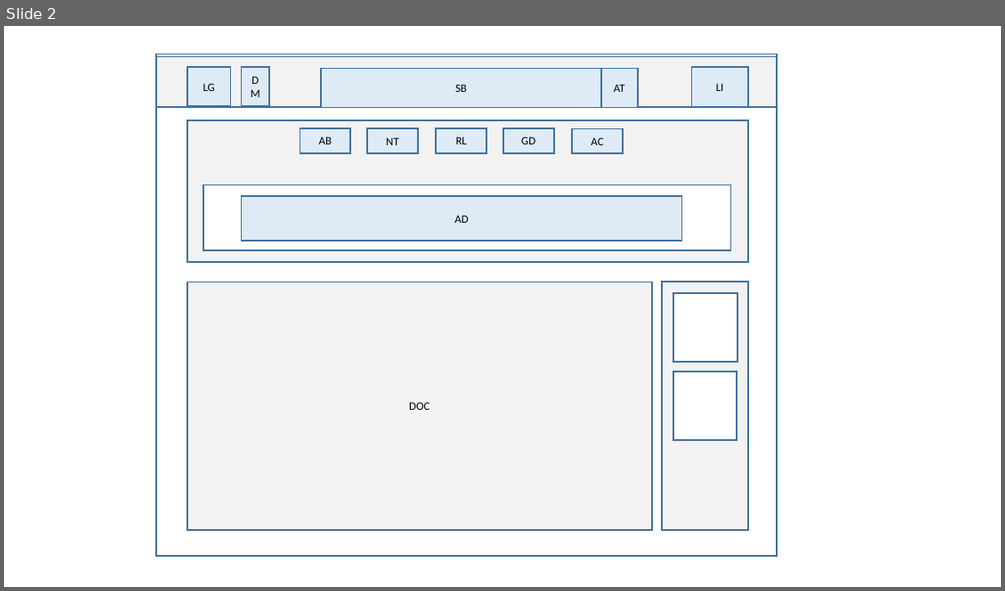
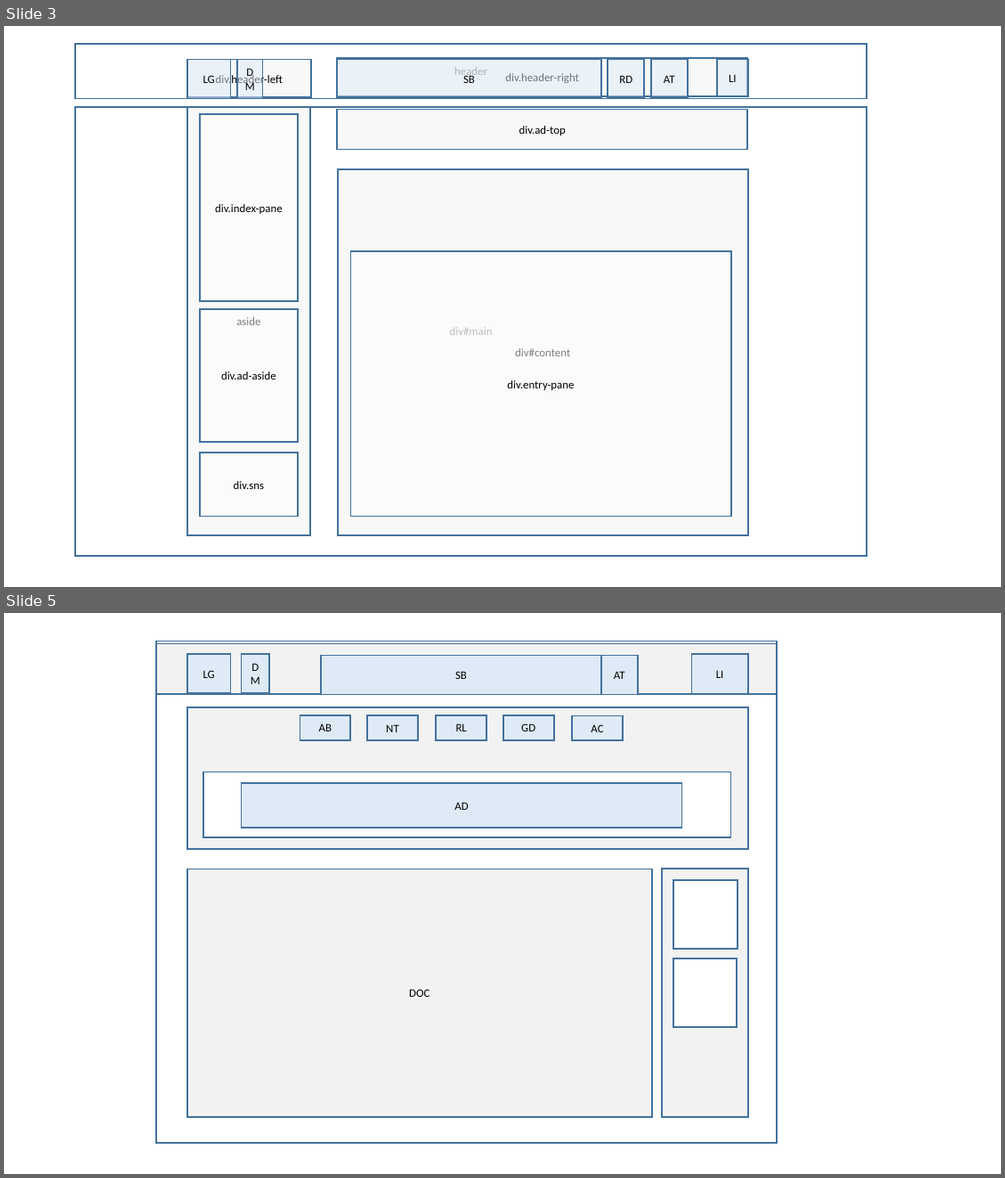
Before and after one commit to ThrownDice/UB, a slide deck: doc/layout(specification_in_slideNote).pptx. Shown one above the other, each under a label of ours: slide 2 before the commit, slides 3 and 5 after it; the slides between them are not shown. The pictures are 1005x591 and 1005x1178 pixels, drawn with LibreOffice and Linux fonts; fonts in the diff are those of the drawing. Boxes give left, top, right and bottom in pixels: in the first picture for what was removed or moved away, otherwise in the second. Text is boxed around its words. In the diff, an @@ line names an element or a change of style, - is before the commit and + after.

```diff
--- a/doc/layout(specification_in_slideNote).pptx
+++ b/doc/layout(specification_in_slideNote).pptx
@@ slide 3 added at [4,26,1001,587], background #FFFFFF @@
@@ rectangle added at [75,44,867,99], fill #FFFFFF at 50% opacity, outline #43739E 1.5 pt, 11 pt, text #000000 @@
+header
@@ rectangle added at [187,60,310,98], fill #F2F2F2 at 50% opacity, outline #43739E 1.5 pt, 11 pt, text #000000 @@
+div.header-left
@@ rectangle added at [187,60,231,99], fill #DEEBF7 at 50% opacity, outline #43739E 1.5 pt, 11 pt, text #000000 @@
+LG
@@ rectangle added at [237,60,263,99], fill #DEEBF7 at 50% opacity, outline #43739E 1.5 pt, 11 pt, text #000000 @@
+DM
@@ rectangle added at [338,58,748,96], fill #F2F2F2 at 50% opacity, outline #43739E 1.5 pt, 11 pt, text #000000 @@
+div.header-right
@@ rectangle added at [338,60,601,98], fill #DEEBF7 at 50% opacity, outline #43739E 1.5 pt, 11 pt, text #000000 @@
+SB
@@ rectangle added at [607,60,644,98], fill #DEEBF7 at 50% opacity, outline #43739E 1.5 pt, 11 pt, text #000000 @@
+RD
@@ rectangle added at [651,60,688,98], fill #DEEBF7 at 50% opacity, outline #43739E 1.5 pt, 11 pt, text #000000 @@
+AT
@@ rectangle added at [718,60,748,97], fill #DEEBF7 at 50% opacity, outline #43739E 1.5 pt, 11 pt, text #000000 @@
+LI
@@ rectangle added at [75,107,867,556], fill #FFFFFF, outline #43739E 1.5 pt, 11 pt, text #000000 @@
+div#main
@@ rectangle added at [187,107,310,535], fill #F2F2F2 at 50% opacity, outline #43739E 1.5 pt, 11 pt, text #000000 @@
+aside
@@ rectangle added at [200,114,299,301], fill #FFFFFF at 50% opacity, outline #43739E 1.5 pt, 11 pt, text #000000 @@
+div.index-pane
@@ rectangle added at [338,109,748,150], fill #F2F2F2 at 50% opacity, outline #43739E 1.5 pt, 11 pt, text #000000 @@
+div.ad-top
@@ rectangle added at [338,169,748,535], fill #F2F2F2 at 50% opacity, outline #43739E 1.5 pt, 11 pt, text #000000 @@
+div#content
@@ rectangle added at [351,251,732,516], fill #FFFFFF at 50% opacity, outline #43739E 1.5 pt, 11 pt, text #000000 @@
+div.entry-pane
@@ rectangle added at [200,309,299,442], fill #FFFFFF at 50% opacity, outline #43739E 1.5 pt, 11 pt, text #000000 @@
+div.ad-aside
@@ rectangle added at [200,452,299,516], fill #FFFFFF at 50% opacity, outline #43739E 1.5 pt, 11 pt, text #000000 @@
+div.sns
@@ what was slide 2 is now slide 5 @@
```
Also in this commit, not shown: 1 slide changed, 2 other slides added.
